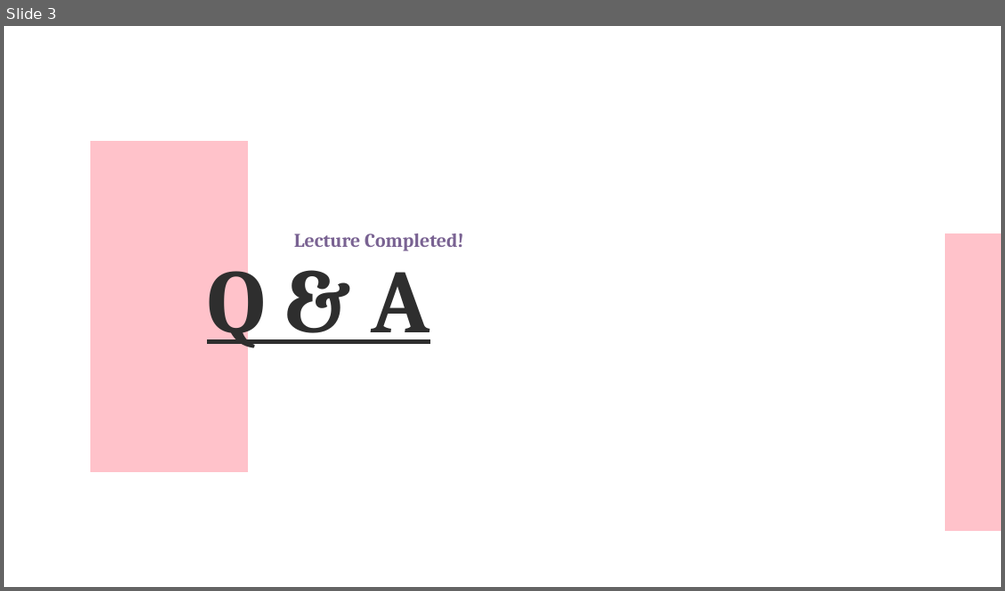
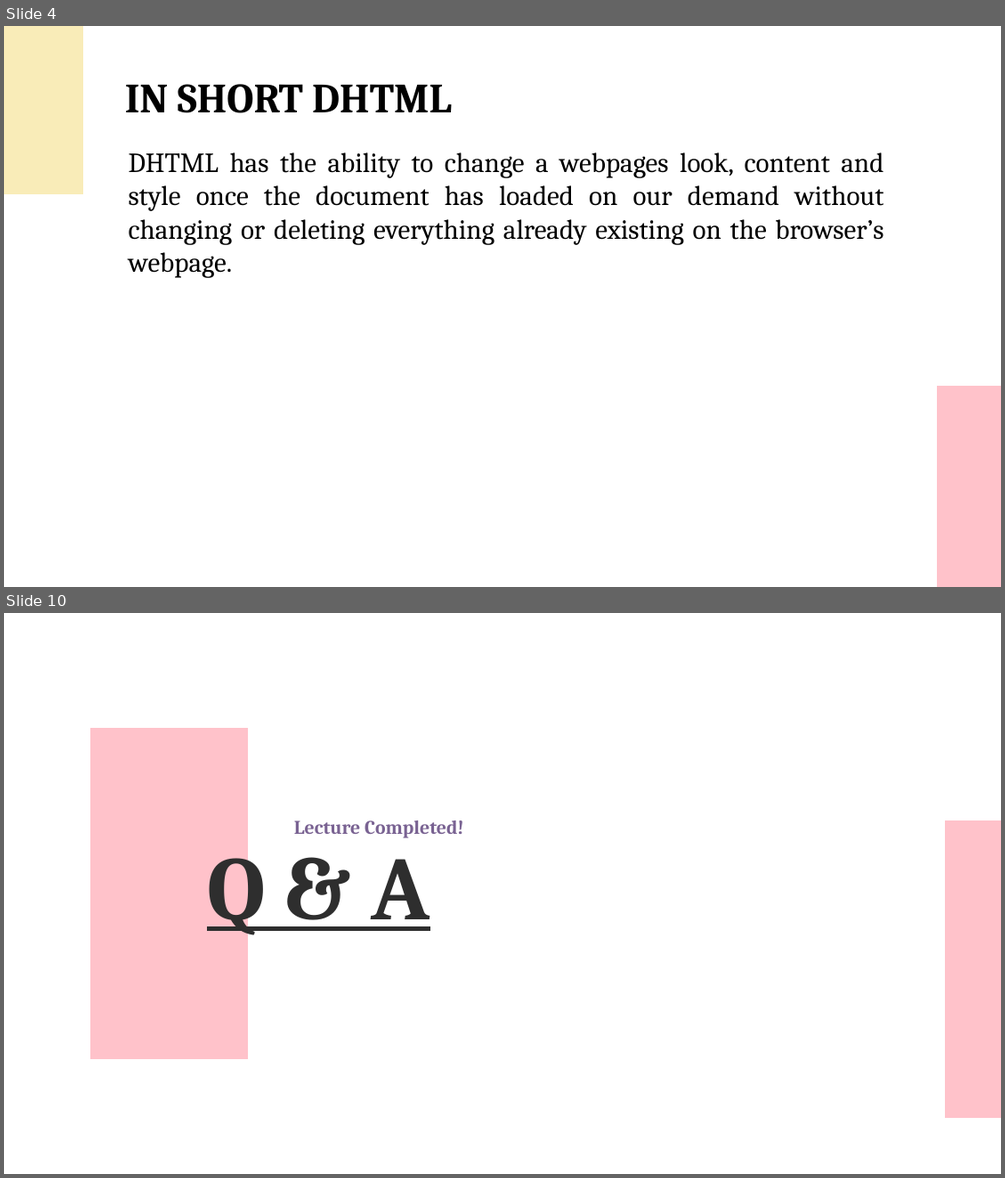
Before and after one commit to UKhayam/Web-Design-Web-Programming, a slide deck: Web-Lecture-05.pptx. Shown one above the other, each under a label of ours: slide 3 before the commit, slides 4 and 10 after it; the slides between them are not shown. The pictures are 1005x591 and 1005x1178 pixels, drawn with LibreOffice and Linux fonts; fonts in the diff are those of the drawing. Boxes give left, top, right and bottom in pixels: in the first picture for what was removed or moved away, otherwise in the second. Text is boxed around its words. In the diff, an @@ line names an element or a change of style, - is before the commit and + after.

```diff
--- a/Web-Lecture-05.pptx
+++ b/Web-Lecture-05.pptx
@@ slide 4 added at <box>4,26,1001,587</box>, background #FFFFFF @@
@@ freeform shape added at <box>4,26,82,194</box>, fill #F9ECB8 @@
@@ text added at <box>125,84,452,113</box>, 60 pt, text #000000, bold @@
+IN SHORT DHTML
@@ text added at <box>129,152,883,278</box>, 40 pt, text #000000 @@
+  DHTML has the ability to change a webpages look, content and style once the document has loaded on our demand without changing or deleting everything already existing on the browser’s webpage.
@@ freeform shape added at <box>937,386,1001,587</box>, fill #FFC2CA @@
@@ what was slide 3 is now slide 10 @@
```
Also in this commit, not shown: 1 slide changed, 7 other slides added, 1 slide removed, 4 other files.
